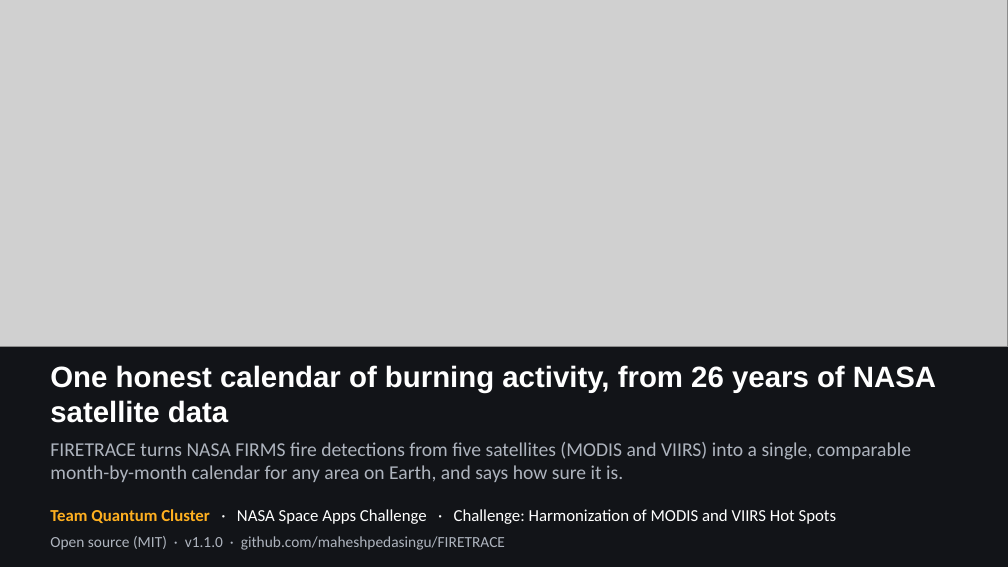
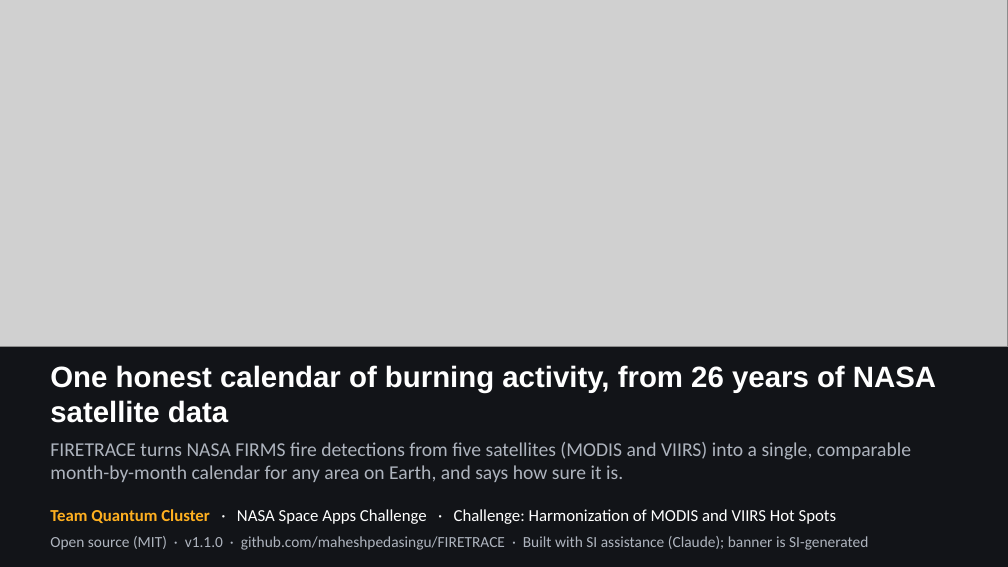
Before and after one commit to maheshpedasingu/FIRETRACE, a slide deck: slide 1 of docs/demo/FIRETRACE-demo.pptx. Drawn at 1008x567 pixels with LibreOffice and Linux fonts; fonts in the diff are those of the drawing; grey boxes stand for pictures. Boxes give left, top, right and bottom in pixels: in the first picture for what was removed or moved away, otherwise in the second. Text is boxed around its words. In the diff, an @@ line names an element or a change of style, - is before the commit and + after.

```diff
--- a/docs/demo/FIRETRACE-demo.pptx
+++ b/docs/demo/FIRETRACE-demo.pptx
@@ text at [50,536,868,550]: text changed @@
-Open source (MIT) · v1.1.0 · github.com/maheshpedasingu/FIRETRACE
+Open source (MIT) · v1.1.0 · github.com/maheshpedasingu/FIRETRACE · Built with SI assistance (Claude); banner is SI-generated
```
Also in this commit, not shown: 3 other files.
